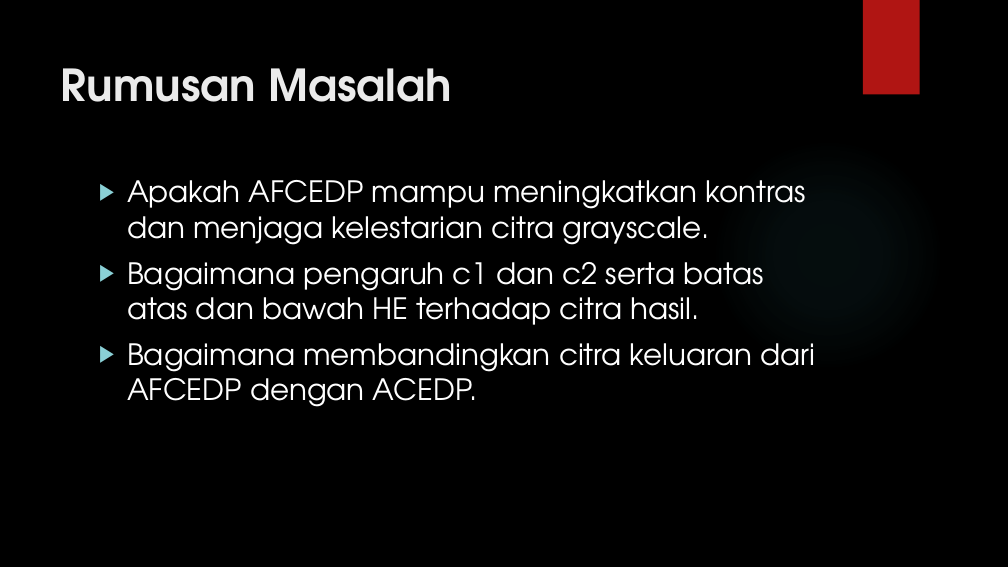
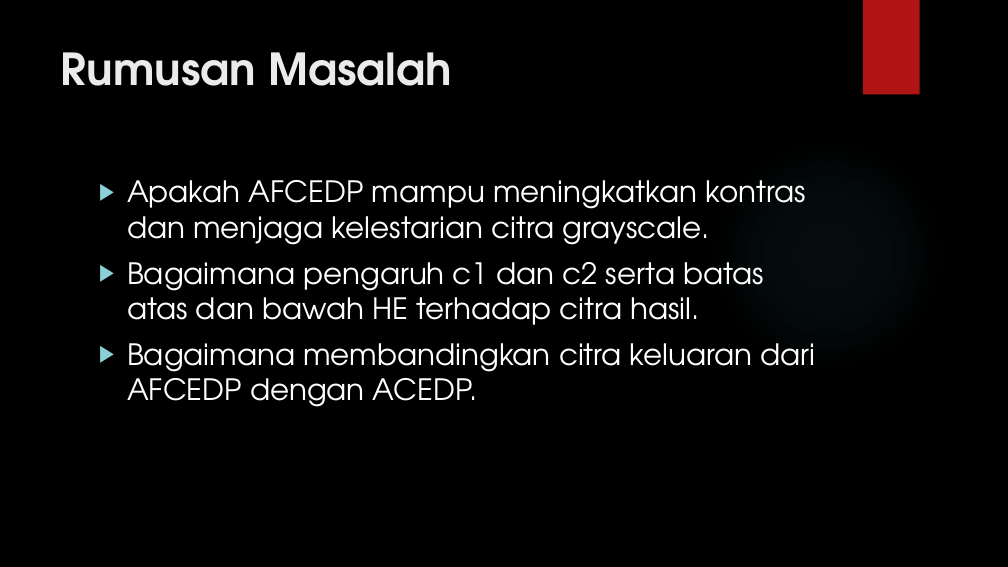
Before and after one commit to TugasAkhir2016/Laporan, a slide deck: slide 4 of Presentasi Tugas Akhir.pptx. Drawn at 1008x567 pixels with LibreOffice and Linux fonts; fonts in the diff are those of the drawing; background and template pictures are left out. Boxes give left, top, right and bottom in pixels: in the first picture for what was removed or moved away, otherwise in the second. Text is boxed around its words. In the diff, an @@ line names an element or a change of style, - is before the commit and + after.

```diff
--- a/Presentasi Tugas Akhir.pptx
+++ b/Presentasi Tugas Akhir.pptx
@@ title "Rumusan Masalah": place and size @@
-title "Rumusan Masalah" at <box>61,68,452,102</box>
+title "Rumusan Masalah" at <box>61,52,452,86</box>
```
Also in this commit, not shown: 2 other slides changed, 6 other files.
